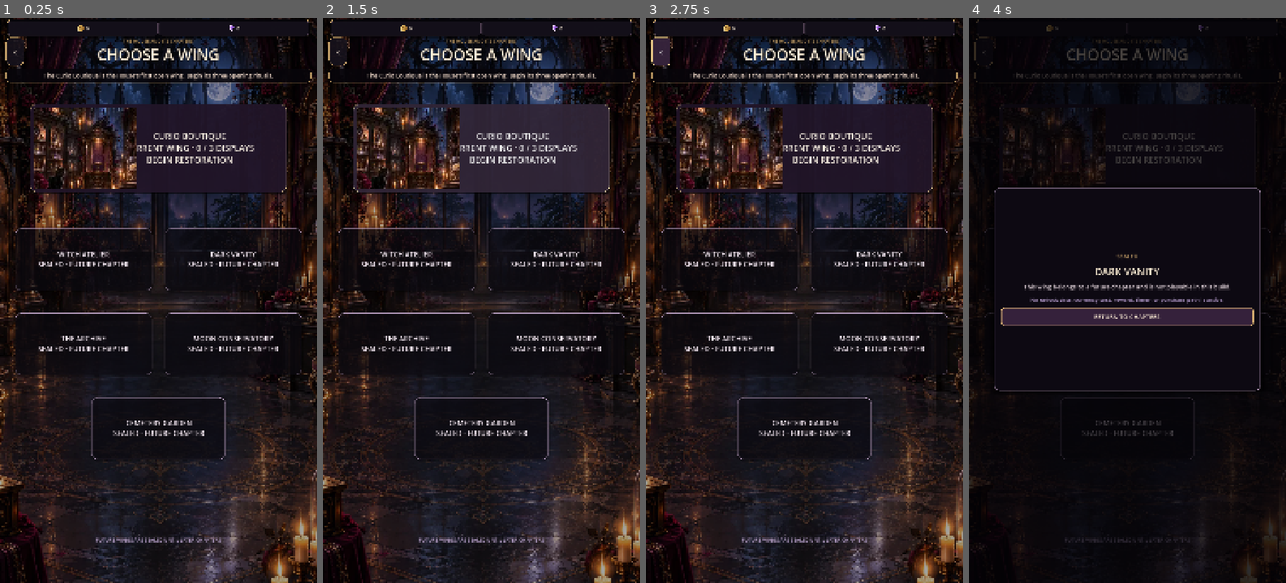
Above: before the commit, frames 1-4 (left to right).
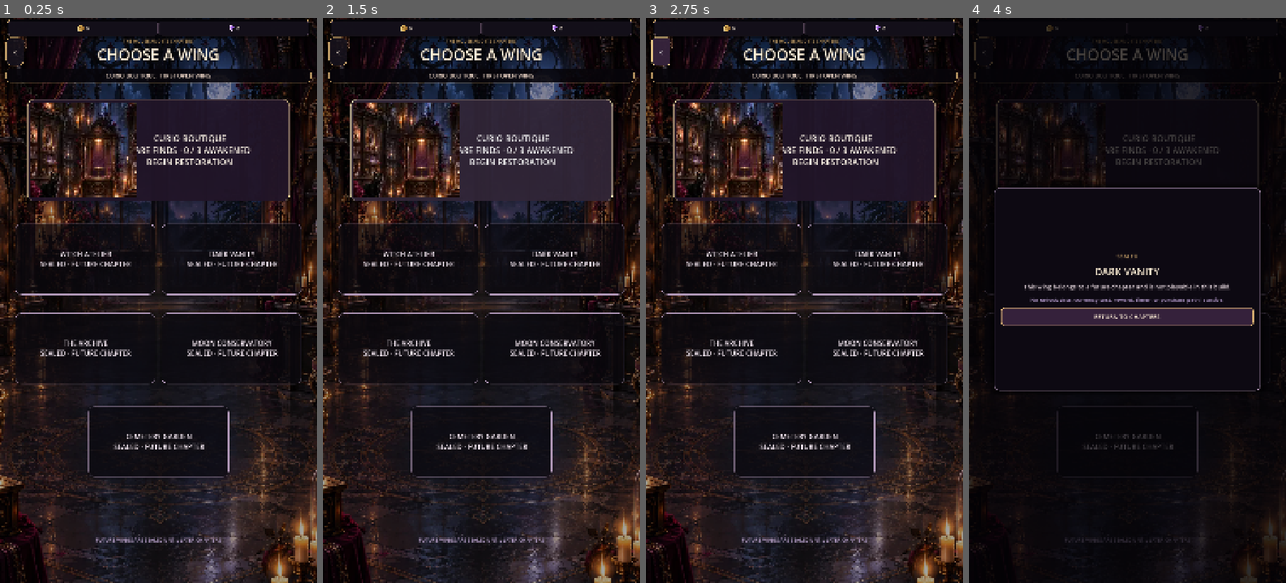
Above: after the commit, the same moments.

Repository: Jay-prodesign/akilta-match3
Game: Godot game, scene res://src/ui/map/chapter_select.tscn
The game is run twice, just before and just after one commit, with the same random seed, the same clock (stepped at 60 frames per second) and the same inputs. This scene is started directly instead of the project's main scene.
Inputs:
- Up to frame 1 (0.25 s): no input
- Up to frame 2 (1.5 s): click "CURIO BOUTIQUE CURRENT WING ·…" (after the commit: "CURIO BOUTIQUE RARE FINDS · 0…") at 0.5 s; click "CURIO BOUTIQUE CURRENT WING ·…" (after the commit: "CURIO BOUTIQUE RARE FINDS · 0…") at 1.25 s
- Up to frame 3 (2.75 s): click "‹" at 2 s
- Up to frame 4 (4 s): click "DARK VANITY SEALED · FUTURE C…" at 2.75 s; click "THE ARCHIVE SEALED · FUTURE C…" at 3.5 s

The runs differ from the first frame. In frame 1, 9.8% of the frame differs, in the area x 4-96%, y 9-82%; in frame 2, 10%; in frame 3, 9.8%; in frame 4, 1.5%.

Commit message:
Strengthen truthful chapter identities and hierarchy

Diff:
--- a/src/ui/map/chapter_select.gd
+++ b/src/ui/map/chapter_select.gd
@@ -13,12 +13,12 @@
 const CURRENT_WING_ART_PATH := "res://assets/world/ch01_curio_boutique/prestart_curio_boutique_shared.webp"
 
 const WINGS := [
-	{"id":"curio_boutique","name":"CURIO BOUTIQUE","x":0.08,"y":0.04,"w":0.84,"h":0.20},
-	{"id":"witch_atelier","name":"WITCH ATELIER","x":0.03,"y":0.32,"w":0.45,"h":0.14},
-	{"id":"dark_vanity","name":"DARK VANITY","x":0.52,"y":0.32,"w":0.45,"h":0.14},
-	{"id":"archive","name":"THE ARCHIVE","x":0.03,"y":0.51,"w":0.45,"h":0.14},
-	{"id":"moon_conservatory","name":"MOON CONSERVATORY","x":0.52,"y":0.51,"w":0.45,"h":0.14},
-	{"id":"cemetery_garden","name":"CEMETERY GARDEN","x":0.28,"y":0.70,"w":0.44,"h":0.14},
+	{"id":"curio_boutique","name":"CURIO BOUTIQUE","x":0.07,"y":0.03,"w":0.86,"h":0.23},
+	{"id":"witch_atelier","name":"WITCH ATELIER","x":0.03,"y":0.31,"w":0.46,"h":0.16},
+	{"id":"dark_vanity","name":"DARK VANITY","x":0.51,"y":0.31,"w":0.46,"h":0.16},
+	{"id":"archive","name":"THE ARCHIVE","x":0.03,"y":0.51,"w":0.46,"h":0.16},
+	{"id":"moon_conservatory","name":"MOON CONSERVATORY","x":0.51,"y":0.51,"w":0.46,"h":0.16},
+	{"id":"cemetery_garden","name":"CEMETERY GARDEN","x":0.27,"y":0.72,"w":0.46,"h":0.16},
 ]
 
 var progress
@@ -126,20 +126,20 @@
 	var state := "first_wing_open"
 	if opening_complete:
 		state = "current_complete"
-		_current.text = "CURIO BOUTIQUE\nRESTORED WING · 3 / 3 DISPLAYS\nREVISIT RITUALS"
+		_current.text = "CURIO BOUTIQUE\nRARE FINDS · RESTORED 3 / 3\nREVISIT RITUALS"
 		_current.tooltip_text = "Curio Boutique · first cabinet set restored · Levels 1–3 replayable"
-		_chapter_summary.text = "The opening wing is restored. Revisit its rituals while the deeper House remains sealed."
-		_lock_reason.text = "FIVE WINGS REMAIN SEALED · FUTURE CHAPTERS"
+		_chapter_summary.text = "CURIO BOUTIQUE RESTORED · REVISIT RITUALS"
+		_lock_reason.text = "FIVE WINGS SEALED · FUTURE CHAPTERS"
 	elif completed > 0:
 		state = "current_partial"
-		_current.text = "CURIO BOUTIQUE\nCURRENT WING · %d / %d DISPLAYS\nCONTINUE RESTORATION" % [completed, OPENING_LEVEL_COUNT]
+		_current.text = "CURIO BOUTIQUE\nRARE FINDS · %d / %d AWAKENED\nCONTINUE RESTORATION" % [completed, OPENING_LEVEL_COUNT]
 		_current.tooltip_text = "Curio Boutique · %d / %d opening displays awakened" % [completed, OPENING_LEVEL_COUNT]
-		_chapter_summary.text = "%d of %d displays are awake. Continue the Curio Boutique restoration." % [completed, OPENING_LEVEL_COUNT]
+		_chapter_summary.text = "CURIO BOUTIQUE · %d / %d DISPLAYS AWAKENED" % [completed, OPENING_LEVEL_COUNT]
 		_lock_reason.text = "RESTORE THE CURRENT WING · FUTURE WINGS STAY SEALED"
 	else:
-		_current.text = "CURIO BOUTIQUE\nCURRENT WING · 0 / 3 DISPLAYS\nBEGIN RESTORATION"
+		_current.text = "CURIO BOUTIQUE\nRARE FINDS · 0 / 3 AWAKENED\nBEGIN RESTORATION"
 		_current.tooltip_text = "Curio Boutique · opening rituals · Levels 1–3"
-		_chapter_summary.text = "The Curio Boutique is the House's first open wing. Begin its three opening rituals."
+		_chapter_summary.text = "CURIO BOUTIQUE · FIRST OPEN WING"
 		_lock_reason.text = "FUTURE WINGS ARE SEALED UNTIL LATER CHAPTERS"
 
 	_current.set_meta("chapter_state", state)
@@ -181,6 +181,10 @@
 		"future_wings_artless_until_authored": true,
 		"future_wings_use_house_world_glass": true,
 		"future_wings_specific_art_claimed": false,
+		"north_star_title_hierarchy": ($Layout/ChapterHeader/HeaderCopy/Title as Label).get_theme_font_size("font_size") >= 50,
+		"compact_header_back": _back != null and _back.custom_minimum_size.x <= 72.0,
+		"summary_plate": _chapter_summary != null and _chapter_summary.get_theme_stylebox("normal") != null,
+		"chapter_descriptors_present": _witch_atelier.text.contains("POTIONS & EXPERIMENTS") and _dark_vanity.text.contains("MIRRORS & SECRETS") and _archive.text.contains("LOST KNOWLEDGE") and _moon_conservatory.text.contains("CELESTIAL BOTANICALS") and _cemetery_garden.text.contains("RESTING BEAUTIES"),
 	}
 
 func _apply_current_style(button: Button, state: String) -> void:
